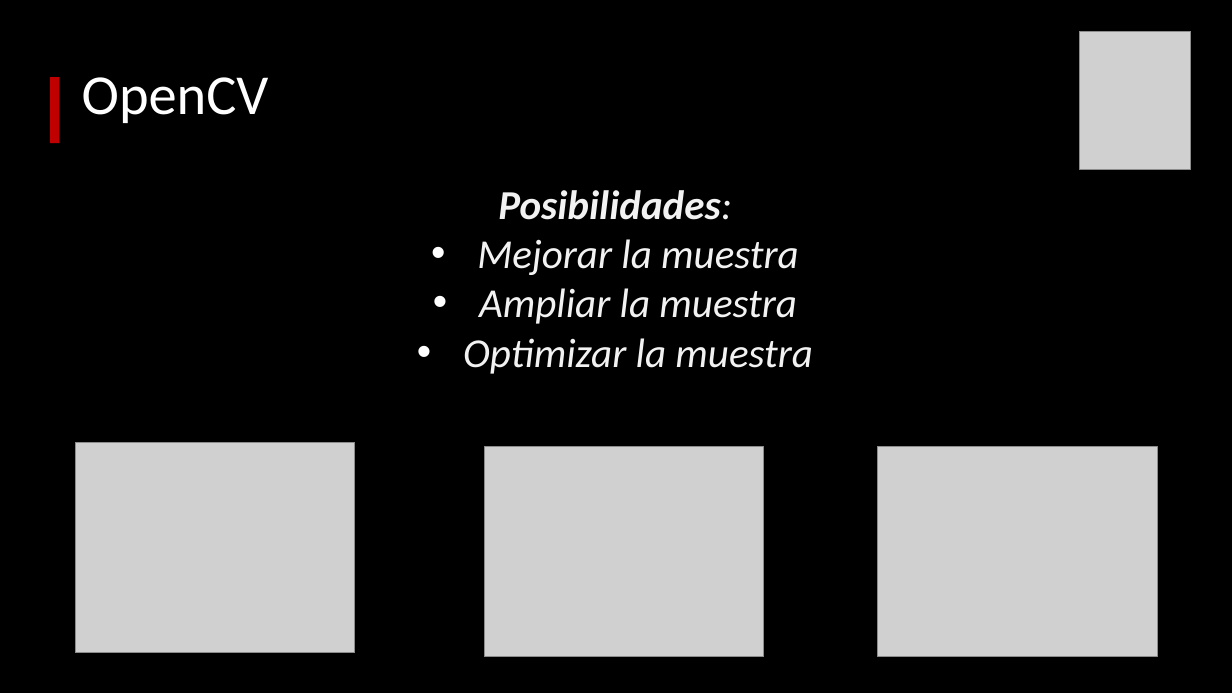
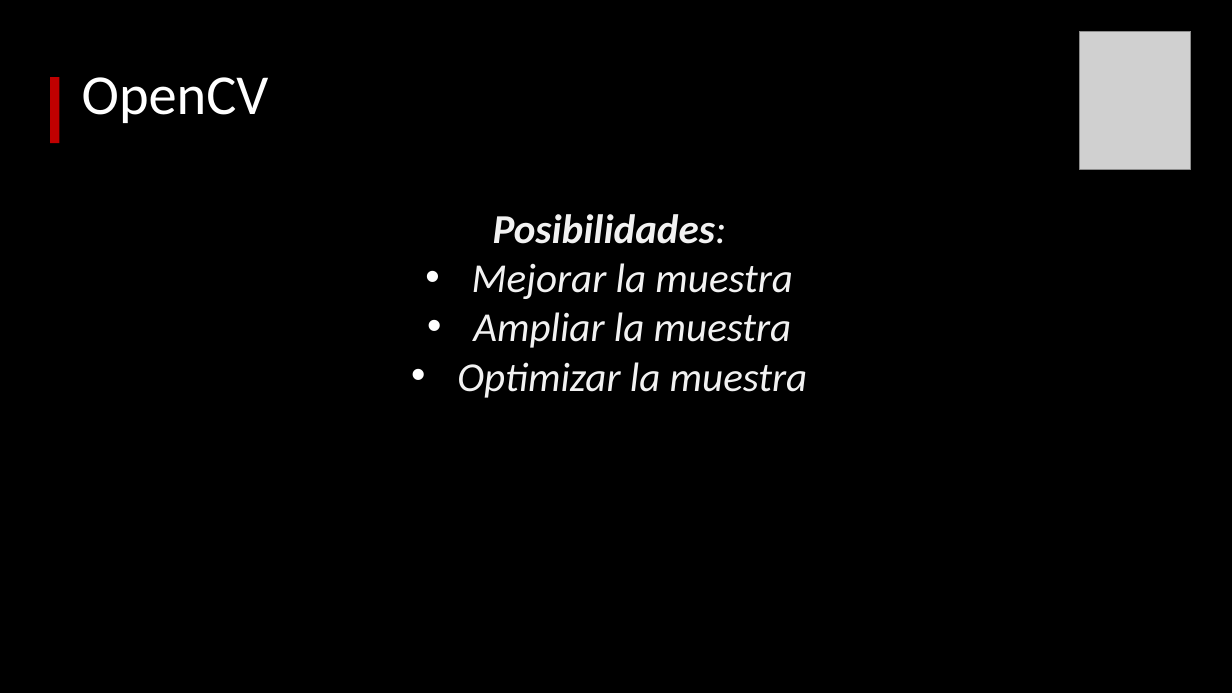
Before and after one commit to svalencia-romero/taller_opencv_thebridge_09_23, a slide deck: slide 6 of Presentacion_OpenCV.pptx. Drawn at 1232x693 pixels with LibreOffice and Linux fonts; fonts in the diff are those of the drawing; grey boxes stand for pictures. Boxes give left, top, right and bottom in pixels: in the first picture for what was removed or moved away, otherwise in the second. Text is boxed around its words. In the diff, an @@ line names an element or a change of style, - is before the commit and + after.

```diff
--- a/Presentacion_OpenCV.pptx
+++ b/Presentacion_OpenCV.pptx
@@ text "Posibilidades:": place and size @@
-text "Posibilidades:" at <box>463,190,813,374</box>
+text "Posibilidades:" at <box>457,214,808,398</box>
@@ picture removed at <box>75,443,355,653</box> @@
@@ picture removed at <box>484,446,764,657</box> @@
@@ picture removed at <box>878,446,1158,657</box> @@
```
Also in this commit, not shown: 4 other slides changed, 2 other files.
